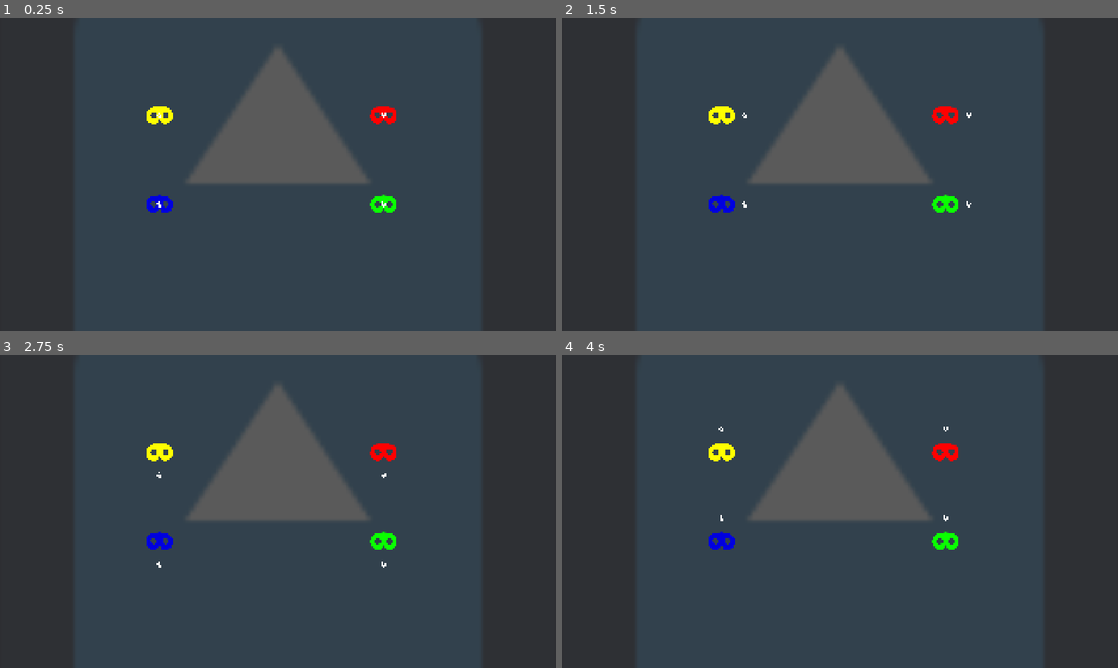
Above: before the commit, frames 1-4 (two rows, left to right).
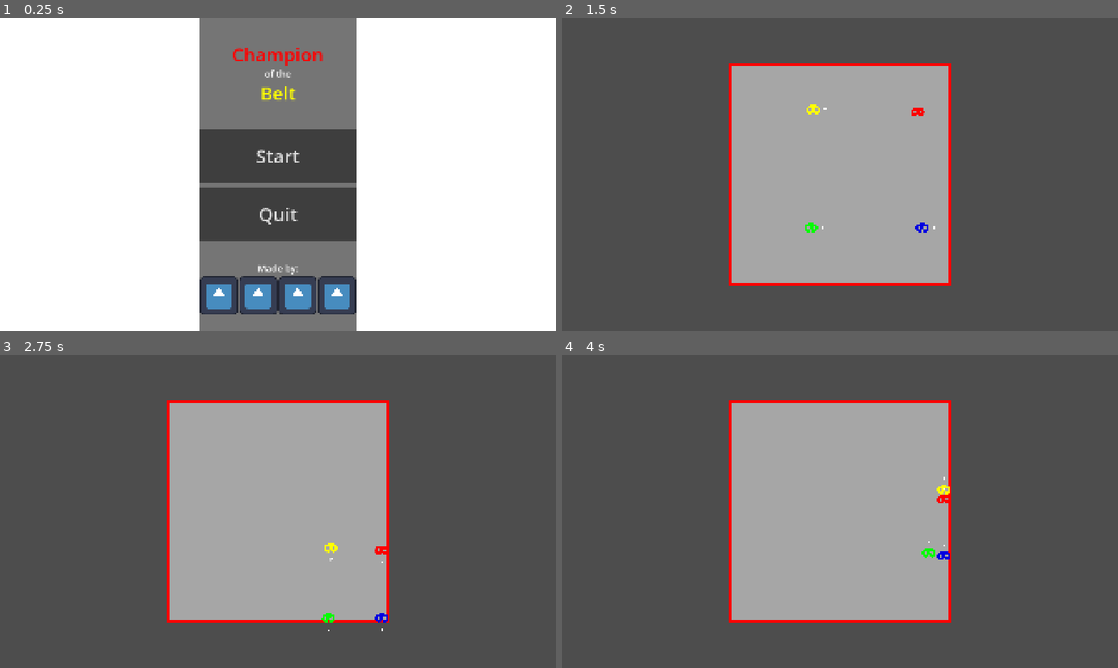
Above: after the commit, the same moments.

Repository: DeepRestGames/global-game-jam-2026
Game: Godot game, scene res://Scenes/main_menu.tscn
Same seed, same stepped clock (60 frames per second), same inputs: the game is played once before the commit and once after it. Before the commit the project starts from res://Scenes/sample_scene.tscn. The engine's default icon, where the game draws it, is replaced by a stand-in: a white triangle on a blue panel in a dark square.
Inputs (mouse positions are in pixels of both pictures, inside the frame that each line leads up to):
- Up to frame 1 (0.25 s): no input
- Up to frame 2 (1.5 s): click (840, 155) at 0.5 s, where only the run after the commit has a clickable "Start"; tap Enter at 1.25 s; move the mouse to (962, 158) at 1.27 s; press the mouse at (962, 158) at 1.28 s; hold D (move_right) from 1.28 s (still down)
- Up to frame 3 (2.75 s): move the mouse to (166, 527) at 2.02 s; release D (move_right) at 2.03 s; release the mouse at (166, 527) at 2.03 s; hold S (move_down) from 2.03 s (still down); click (166, 527) at 2.1 s
- Up to frame 4 (4 s): move the mouse to (895, 442) at 2.77 s; release S (move_down) at 2.78 s; press the mouse at (895, 442) at 2.78 s; hold D (move_right) 2.78-3.53 s; move the mouse to (812, 574) at 3.52 s; release the mouse at (812, 574) at 3.53 s; hold W (move_up) from 3.53 s (still down); click (812, 574) at 3.6 s

The runs differ from the first frame. In frame 1, 93% of the frame differs, in the area x 0-100%, y 0-100%; in frame 2, 100%; in frame 3, 100%; in frame 4, 100%.

Commit message:
cleanup after merge

Diff:
--- a/global-game-jam-2026/Scenes/game_scene.tscn
+++ b/global-game-jam-2026/Scenes/game_scene.tscn
@@ -2,6 +2,7 @@
 
 [ext_resource type="Script" uid="uid://co0xlb5mcbjqu" path="res://scripts/environment/camera.gd" id="1_b6fju"]
 [ext_resource type="Script" uid="uid://bk3s2boednv7" path="res://scripts/environment/ring.gd" id="1_x87qo"]
+[ext_resource type="PackedScene" uid="uid://b36wdrqemc1e" path="res://scenes/player/player.tscn" id="3_ycayy"]
 
 [sub_resource type="WorldBoundaryShape2D" id="WorldBoundaryShape2D_oqyrl"]
 
@@ -62,6 +63,7 @@
 shape = SubResource("WorldBoundaryShape2D_6h5vk")
 
 [node name="Sprite2D" type="Sprite2D" parent="Ring/StaticBody2D" unique_id=221755507]
+self_modulate = Color(0.65, 0.65, 0.65, 1)
 texture = SubResource("GradientTexture2D_x87qo")
 
 [node name="Border" type="Area2D" parent="Ring" unique_id=1450656480]
@@ -98,5 +100,27 @@
 [node name="Sprite2D" type="Sprite2D" parent="Ring/Border/CollisionShape2D4" unique_id=1608770280]
 texture = SubResource("GradientTexture2D_b6fju")
 
+[node name="Player" parent="." unique_id=881583183 instance=ExtResource("3_ycayy")]
+position = Vector2(-192, -224)
+scale = Vector2(0.4, 0.4)
+
+[node name="Player2" parent="." unique_id=825266784 instance=ExtResource("3_ycayy")]
+position = Vector2(168, -216)
+scale = Vector2(0.4, 0.4)
+player_color = Color(1, 0, 0, 1)
+player_num = 1
+
+[node name="Player3" parent="." unique_id=1839694508 instance=ExtResource("3_ycayy")]
+position = Vector2(-200, 184)
+scale = Vector2(0.4, 0.4)
+player_color = Color(0.011764706, 1, 0, 1)
+player_num = 2
+
+[node name="Player4" parent="." unique_id=49969423 instance=ExtResource("3_ycayy")]
+position = Vector2(184, 184)
+scale = Vector2(0.4, 0.4)
+player_color = Color(0, 0, 0.8784314, 1)
+player_num = 3
+
 [connection signal="body_entered" from="Ring/Border" to="Ring" method="_on_border_body_entered"]
 [connection signal="body_exited" from="Ring/Border" to="Ring" method="_on_border_body_exited"]
--- a/global-game-jam-2026/Scenes/sample_scene.tscn
+++ /dev/null
@@ -1,32 +0,0 @@
-[gd_scene format=3 uid="uid://c5sc6e8hv3flr"]
-
-[ext_resource type="Texture2D" uid="uid://buspm1155yp47" path="res://icon.svg" id="1_70445"]
-[ext_resource type="PackedScene" uid="uid://b36wdrqemc1e" path="res://scenes/player/player.tscn" id="2_38pct"]
-
-[node name="SampleScene" type="Node2D" unique_id=1544376465]
-
-[node name="Background" type="Sprite2D" parent="." unique_id=28246631]
-modulate = Color(0.4, 0.4, 0.4, 0.5529412)
-scale = Vector2(20, 20)
-texture = ExtResource("1_70445")
-
-[node name="Camera2D" type="Camera2D" parent="." unique_id=176100196]
-zoom = Vector2(0.8, 0.8)
-
-[node name="Player" parent="." unique_id=881583183 instance=ExtResource("2_38pct")]
-position = Vector2(-512, -256)
-
-[node name="Player2" parent="." unique_id=63641260 instance=ExtResource("2_38pct")]
-position = Vector2(456, -256)
-player_color = Color(1, 0, 0, 1)
-player_num = 1
-
-[node name="Player3" parent="." unique_id=1475331433 instance=ExtResource("2_38pct")]
-position = Vector2(-512, 128)
-player_color = Color(0, 0, 0.8745098, 1)
-player_num = 2
-
-[node name="Player4" parent="." unique_id=870554375 instance=ExtResource("2_38pct")]
-position = Vector2(456, 128)
-player_color = Color(0.039215688, 1, 0, 1)
-player_num = 3
--- a/global-game-jam-2026/project.godot
+++ b/global-game-jam-2026/project.godot
@@ -11,9 +11,14 @@
 [application]
 
 config/name="global-game-jam-2026"
-run/main_scene="uid://c5sc6e8hv3flr"
+run/main_scene="uid://cnnthot0gwh0t"
 config/features=PackedStringArray("4.6", "Forward Plus")
 config/icon="res://icon.svg"
+
+[autoload]
+
+GameManager="*uid://bfn7skaurg6tm"
+MultiplayerInputSetup="*uid://dvcqjb4y4x507"
 
 [display]
 
@@ -21,11 +26,6 @@
 window/size/viewport_height=1080
 window/size/mode=3
 window/stretch/mode="canvas_items"
-
-[autoload]
-
-GameManager="*uid://bfn7skaurg6tm"
-MultiplayerInputSetup="*uid://dvcqjb4y4x507"
 
 [input]
 
--- a/global-game-jam-2026/scripts/player/player.gd
+++ b/global-game-jam-2026/scripts/player/player.gd
@@ -16,7 +16,7 @@
 @export var move_speed : float = 500
 @export var attack_radius: float = 100
 @export var hit_timer: float = 0.2
-@export var knockback_strength: float = 100
+@export var knockback_strength: float = 40
 @export var knockback_falloff: float = 0.75
 @export var input_vector_deadzone : float = -1;
 @export var is_player_dummy = false
@@ -28,6 +28,7 @@
 #region @onready Variables
 @onready var sprite_2d: Sprite2D = $Sprite2D
 @onready var attack_area: Area2D = $AttackArea
+@onready var attack_area_sprite_2d: Sprite2D = $AttackArea/Sprite2D
 @onready var attack_area_collision: CollisionShape2D = $AttackArea/CollisionShape2D
 #endregion
 
